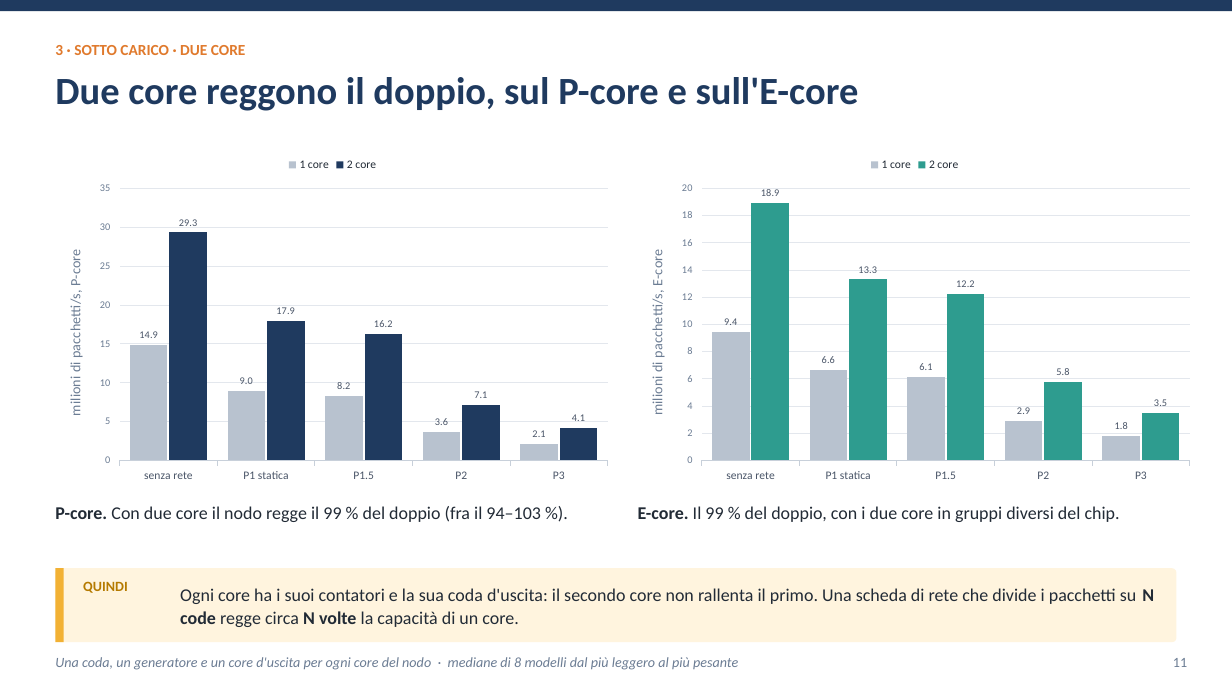
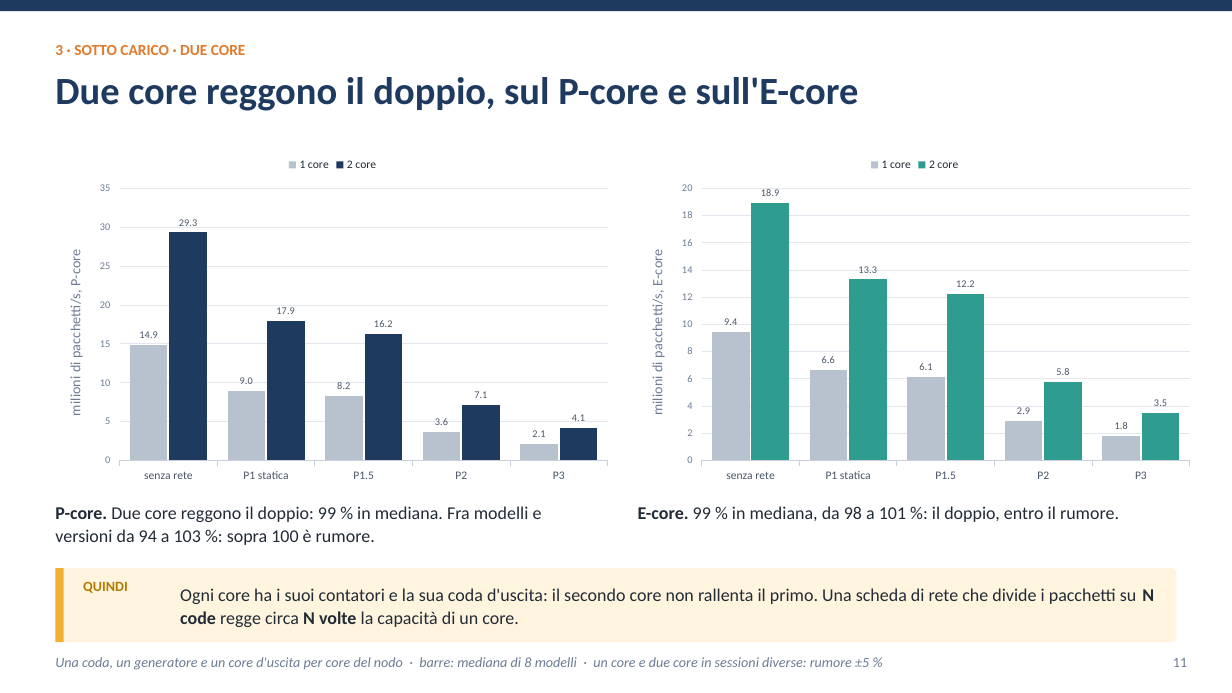
Before and after one commit to ettore-cantile/ipa_lab, a slide deck: slide 11 of docs/Inferenza di una rete neurale nel kernel Linux con eBPF XDP.pptx. Drawn at 1232x693 pixels with LibreOffice and Linux fonts; fonts in the diff are those of the drawing. Boxes give left, top, right and bottom in pixels: in the first picture for what was removed or moved away, otherwise in the second. Text is boxed around its words. In the diff, an @@ line names an element or a change of style, - is before the commit and + after.

```diff
--- a/docs/Inferenza di una rete neurale nel kernel Linux con eBPF XDP.pptx
+++ b/docs/Inferenza di una rete neurale nel kernel Linux con eBPF XDP.pptx
@@ text at (55,506,542,545): text changed @@
-P-core. Con due core il nodo regge il 99 % del doppio (fra il 94–103 %).
+P-core. Due core reggono il doppio: 99 % in mediana. Fra modelli e versioni da 94 a 103 %: sopra 100 è rumore.
@@ text at (638,506,1119,522): text changed @@
-E-core. Il 99 % del doppio, con i due core in gruppi diversi del chip.
+E-core. 99 % in mediana, da 98 a 101 %: il doppio, entro il rumore.
@@ text at (55,657,869,670): text changed @@
-Una coda, un generatore e un core d'uscita per ogni core del nodo · mediane di 8 modelli dal più leggero al più pesante
+Una coda, un generatore e un core d'uscita per core del nodo · barre: mediana di 8 modelli · un core e due core in sessioni diverse: rumore ±5 %
```
Also in this commit, not shown: 20 other slides changed, 11 other files.
